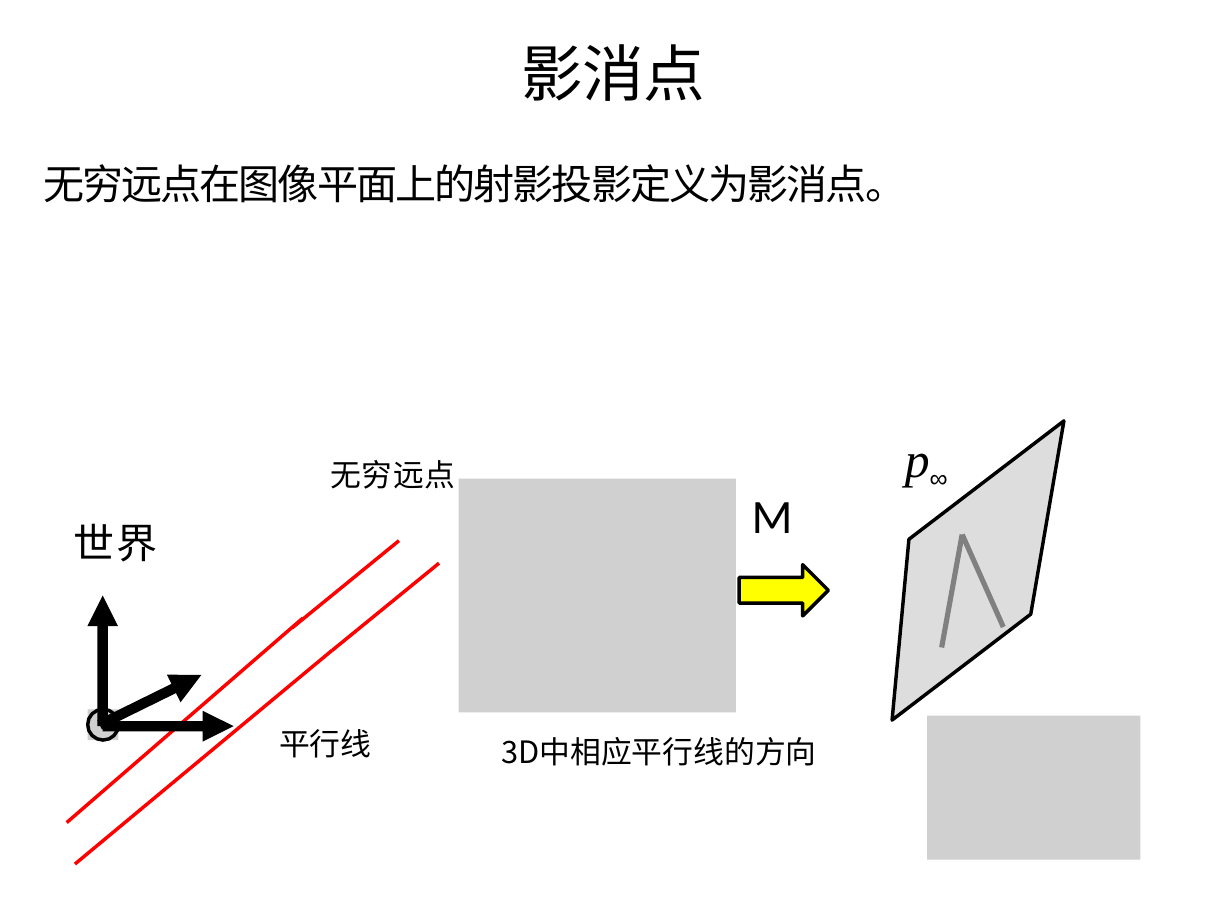
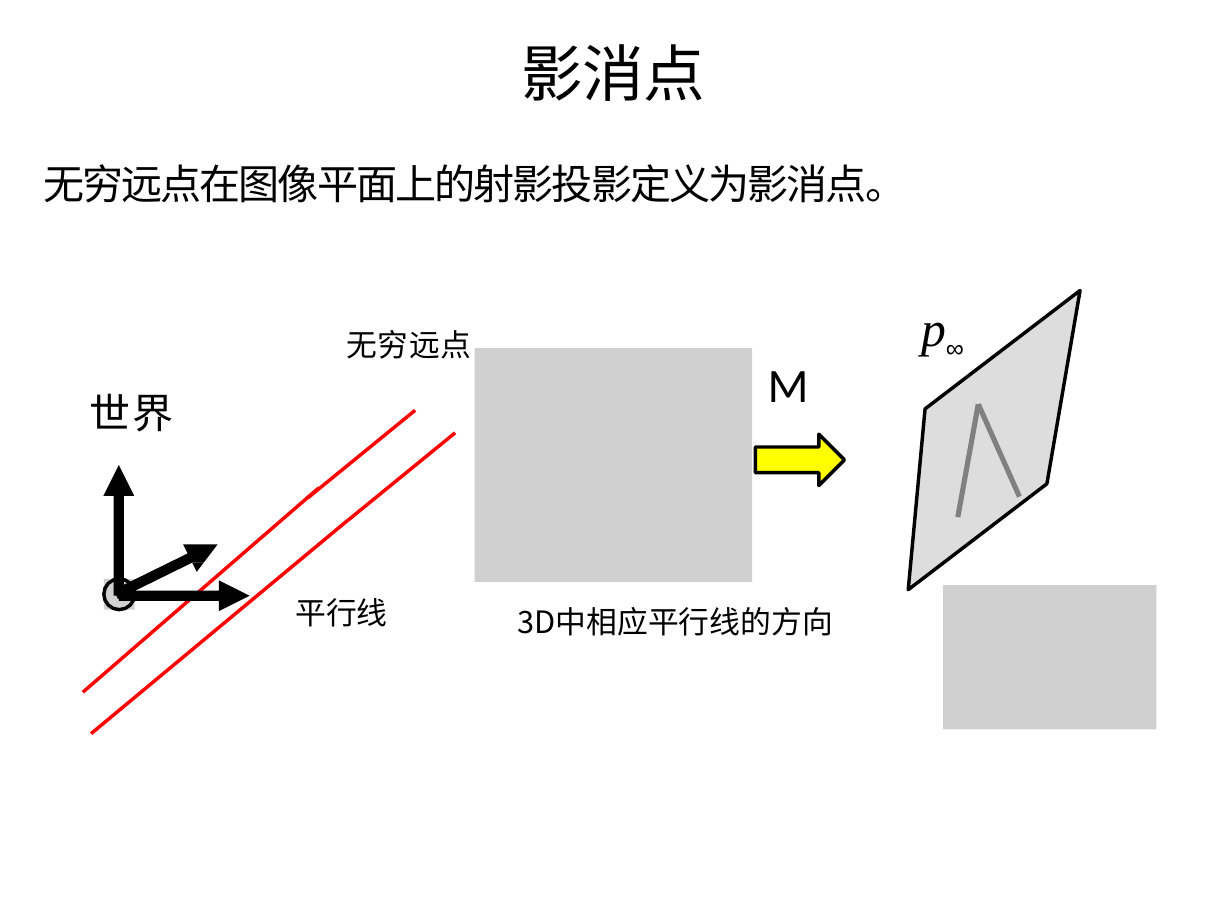
Before and after one commit to evenhax/translation_and_refining_for_cs231a, a slide deck: slide 25 of PPT231a_trans_and_refine/中文矫正版/lecture4_single_view_metrology .pptx. Drawn at 1232x924 pixels with LibreOffice and Linux fonts; fonts in the diff are those of the drawing; grey boxes stand for pictures; background and template pictures are left out. Boxes give left, top, right and bottom in pixels: in the first picture for what was removed or moved away, otherwise in the second. Text is boxed around its words. In the diff, an @@ line names an element or a change of style, - is before the commit and + after.

```diff
--- a/PPT231a_trans_and_refine/中文矫正版/lecture4_single_view_metrology .pptx
+++ b/PPT231a_trans_and_refine/中文矫正版/lecture4_single_view_metrology .pptx
@@ 14 freeform shapes, 6 texts, 2 pictures: place and size @@
-14 freeform shapes, 6 texts, 2 pictures at [67,421,1064,864]
+14 freeform shapes, 6 texts, 2 pictures at [83,291,1080,733]
@@ picture added at [944,585,1157,729] @@
@@ picture removed at [926,716,1140,860] @@
```
Also in this commit, not shown: 14 other slides changed, 2 slides removed, 5 other files.
